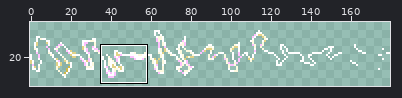
Two versions of one sprite sheet, games/Phaser-Snake-Game/public/assets/sprites/boostTrailX01Anim.png. Above, an overview of the earlier version with the close-up marked.
Close-up. Before:
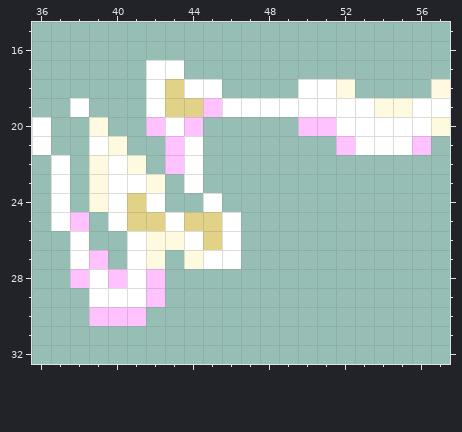
The file is 360x72 pixels, drawn in blocks of 2x2; one block is one cell here. Shown: x 36..57, y 15..32. The wide view leaves out empty margins. The commit also changed other parts of the picture, which this record leaves out.
After the commit:
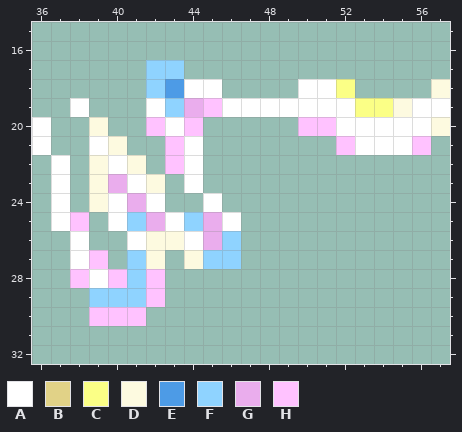
Palette (. is transparent): A #ffffff  B #e1d287  C #fbff86  D #fdfae0  E #4d9be6  F #8fd3ff  G #eaaded  H #ffc2ff
What changed:
y 17: x 42..43 AA -> FF
y 18: x 42..43 AB -> FE; x 52 D -> C
y 19: x 43..44 BB -> FG; x 53..54 AD -> CC
y 23: x 40 A -> G
y 24: x 41 B -> G
y 25: x 41..42 BB -> FG; x 44..45 BB -> FG
y 26: x 45..46 BA -> GF
y 27: x 41 A -> F; x 45..46 AA -> FF
y 28: x 41 A -> F
y 29: x 39..41 AAA -> FFF
Changed places in both close-ups, as pixel boxes (x1, y1, x2, y2):
changed: (89, 60, 241, 307)
changed: (336, 79, 393, 117)
